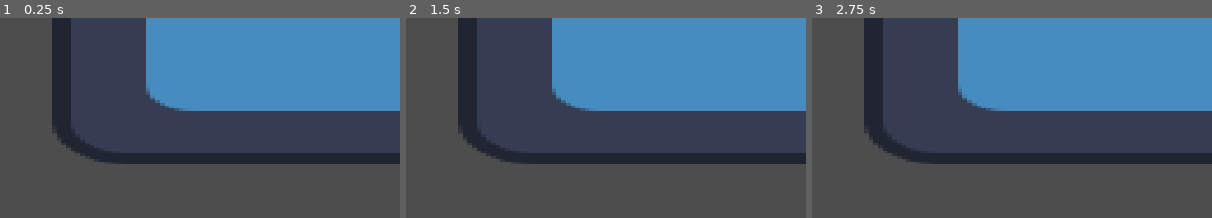
Above: before the commit, frames 1-3 (left to right).
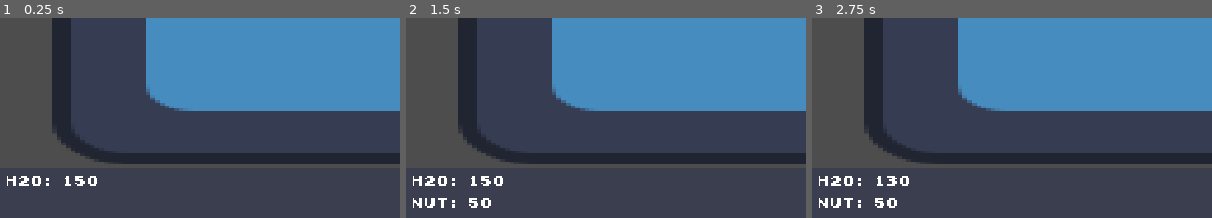
Above: after the commit, the same moments.

Repository: lservant/microverse-manager
Game: Godot game, scene res://main.tscn
Two runs of this game, one before a commit and one after it. Both use one fixed random seed, a clock stepped at 60 frames per second and the inputs below. The engine's default icon, where the game draws it, is replaced by a stand-in: a white triangle on a blue panel in a dark square.
Inputs:
- Up to frame 1 (0.25 s): no input
- Up to frame 2 (1.5 s): tap Enter at 0.5 s; tap Space at 1.25 s
- Up to frame 3 (2.75 s): tap Enter at 2 s
The pictures show only the part of the screen within x 0-50%, y 50-100%; the shares and areas given below are measured in that part.

The runs differ from the first frame. In frame 1, 0.4% of the frame differs, in the area x 1-25%, y 79-84%; in frame 2, 0.8%, in the area x 1-25%, y 79-95%; in frame 3, 0.8%.

Commit message:
resource UI

Diff:
--- /dev/null
+++ b/assets/main_theme.tres
@@ -0,0 +1,7 @@
+[gd_resource type="Theme" load_steps=2 format=3 uid="uid://b8suq75fbpjhv"]
+
+[ext_resource type="FontFile" uid="uid://ck0iemc5cxwbs" path="res://assets/Early GameBoy.ttf" id="1_xgdp2"]
+
+[resource]
+Label/font_sizes/font_size = 8
+Label/fonts/font = ExtResource("1_xgdp2")
--- a/bottle/bottle_scene.tscn
+++ b/bottle/bottle_scene.tscn
@@ -1,9 +1,10 @@
-[gd_scene load_steps=5 format=3 uid="uid://2t10mdriqech"]
+[gd_scene load_steps=6 format=3 uid="uid://2t10mdriqech"]
 
 [ext_resource type="Texture2D" uid="uid://nx1pkhxih2ci" path="res://icon.svg" id="1_2i7g8"]
 [ext_resource type="Script" uid="uid://be8bnqd03arc3" path="res://bottle/bottle_scene.gd" id="1_lie65"]
 [ext_resource type="Script" uid="uid://cc28n4jvci3d1" path="res://resources/resource_manager.gd" id="3_tid1i"]
 [ext_resource type="Resource" uid="uid://8qo068e14i05" path="res://resources/pools/starter.tres" id="4_tid1i"]
+[ext_resource type="Script" uid="uid://b03x81m35yoi6" path="res://ui/resource_list.gd" id="5_ew3lf"]
 
 [node name="BottleScene" type="Node2D" node_paths=PackedStringArray("resources")]
 script = ExtResource("1_lie65")
@@ -19,4 +20,30 @@
 resource_pool = ExtResource("4_tid1i")
 metadata/_custom_type_script = "uid://cc28n4jvci3d1"
 
+[node name="UI" type="CanvasLayer" parent="."]
+
+[node name="ColorRect" type="ColorRect" parent="UI"]
+anchors_preset = -1
+anchor_top = 0.888889
+anchor_right = 1.0
+anchor_bottom = 1.0
+grow_horizontal = 2
+grow_vertical = 0
+color = Color(0.2294, 0.24149, 0.31, 1)
+metadata/_edit_use_anchors_ = true
+
+[node name="ResourceList" type="VFlowContainer" parent="UI/ColorRect" node_paths=PackedStringArray("resource_manager")]
+layout_mode = 1
+anchors_preset = 15
+anchor_right = 1.0
+anchor_bottom = 1.0
+offset_left = 4.0
+offset_top = 3.0
+offset_right = -8.0
+offset_bottom = -3.0
+grow_horizontal = 2
+grow_vertical = 2
+script = ExtResource("5_ew3lf")
+resource_manager = NodePath("../../../ResourceManager")
+
 [connection signal="resource_changed" from="ResourceManager" to="." method="_on_resource_manager_resource_changed"]
--- a/project.godot
+++ b/project.godot
@@ -23,6 +23,11 @@
 window/size/window_height_override=540
 window/stretch/mode="viewport"
 
+[gui]
+
+theme/custom="uid://b8suq75fbpjhv"
+theme/default_font_antialiasing=0
+
 [rendering]
 
 textures/canvas_textures/default_texture_filter=0
--- a/resources/resource_info.gd
+++ b/resources/resource_info.gd
@@ -1,8 +1,15 @@
 extends Resource
 class_name ResourceInfo
 
-@export var resource_type : ResourcePool.ResourceType
-@export var amount : int = 0
+@export var resource_type: ResourcePool.ResourceType
+@export var amount: int = 0
+
+var name:
+  get:
+    return ResourcePool.get_resource_name(resource_type)
+var abbreviation:
+  get:
+    return ResourcePool.get_resource_abbreviation(resource_type)
 
 func _operator_add(value):
   var result = self.duplicate()
--- a/resources/resource_manager.gd
+++ b/resources/resource_manager.gd
@@ -52,3 +52,9 @@
 """
 func get_resource(resource_type: ResourcePool.ResourceType) -> int:
   return resource_pool.get_resource(resource_type).amount
+
+"""
+Returns current resources in the resource pool.
+"""
+func get_resources() -> Array[ResourceInfo]:
+  return resource_pool.resources
--- a/resources/resource_pool.gd
+++ b/resources/resource_pool.gd
@@ -17,6 +17,15 @@
   ResourceType.ORGANICS: "Organics",
   ResourceType.OXYGEN: "Oxygen",
   ResourceType.CARBON_DIOXIDE: "Carbon Dioxide"
+}
+
+const RESOURCE_TYPE_ABBREVIATIONS = {
+  ResourceType.WATER: "H2O",
+  ResourceType.NUTRIENTS: "NUT",
+  ResourceType.SUNLIGHT: "LIT",
+  ResourceType.ORGANICS: "ORG",
+  ResourceType.OXYGEN: "OXY",
+  ResourceType.CARBON_DIOXIDE: "CO2"
 }
 
 @export var resources: Array[ResourceInfo]
@@ -53,3 +62,13 @@
   if RESOURCE_TYPE_NAMES.has(resource_type):
     return RESOURCE_TYPE_NAMES[resource_type]
   return ResourceType.keys()[resource_type]
+
+"""
+Returns the abbreviation of the given resource type.
+"""
+static func get_resource_abbreviation(resource_type: ResourceType) -> String:
+  if resource_type < 0 or resource_type >= ResourceType.keys().size():
+    return "UNK"
+  if RESOURCE_TYPE_ABBREVIATIONS.has(resource_type):
+    return RESOURCE_TYPE_ABBREVIATIONS[resource_type]
+  return ResourceType.keys()[resource_type]
--- /dev/null
+++ b/ui/resource_list.gd
@@ -0,0 +1,28 @@
+extends FlowContainer
+class_name ResourceList
+
+@export var resource_manager: ResourceManager
+
+var resources: Dictionary = {}
+
+func _ready() -> void:
+  for resource in resource_manager.get_resources():
+    add_label(resource.abbreviation, resource.amount)
+  resource_manager.resource_changed.connect(_on_resource_changed)
+
+func add_label(abbr, amount) -> void:
+  var label = Label.new()
+  label.name = abbr
+  add_child(label)
+  resources[abbr] = label
+  update_label(abbr, amount)
+
+func _on_resource_changed(resource_type: ResourcePool.ResourceType, _previous_amount: int, new_amount: int) -> void:
+  update_label(ResourcePool.get_resource_abbreviation(resource_type), new_amount)
+
+func update_label(abbr, new_amount: int) -> void:
+  if resources.has(abbr):
+    var label = resources[abbr]
+    label.text = str(abbr, ": ", new_amount)
+  else:
+    add_label(abbr, new_amount)
Not shown, added: ui/resource_list.gd.uid
